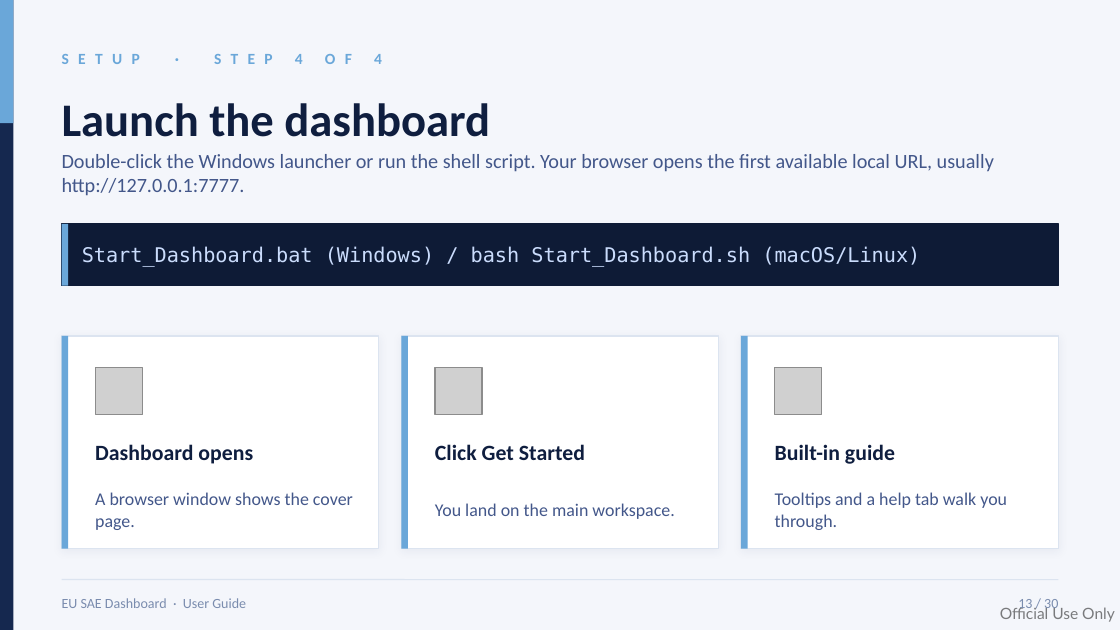
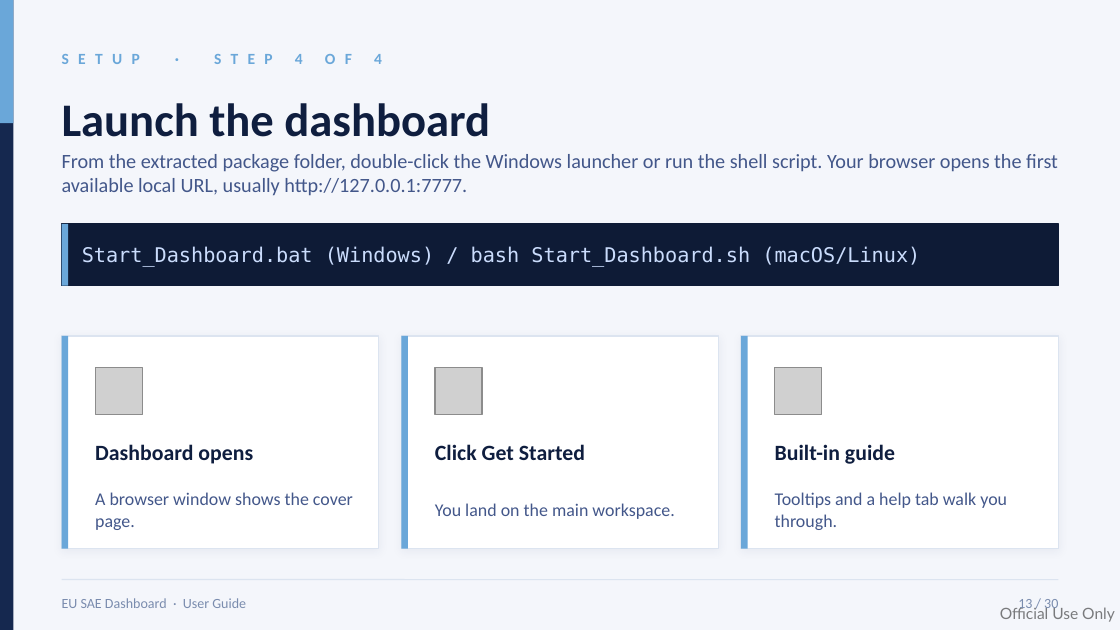
Before and after one commit to Noboyoshida227/EU_SAE_application_package, a slide deck: slide 13 of instructions/EU_SAE_User_Guide_Dashboard_v5_0_1.pptx. Drawn at 1120x630 pixels with LibreOffice and Linux fonts; fonts in the diff are those of the drawing; grey boxes stand for pictures. Boxes give left, top, right and bottom in pixels: in the first picture for what was removed or moved away, otherwise in the second. Text is boxed around its words. In the diff, an @@ line names an element or a change of style, - is before the commit and + after.

```diff
--- a/instructions/EU_SAE_User_Guide_Dashboard_v5_0_1.pptx
+++ b/instructions/EU_SAE_User_Guide_Dashboard_v5_0_1.pptx
@@ text at [62,154,1058,196]: text changed @@
-Double-click the Windows launcher or run the shell script. Your browser opens the first available local URL, usually http://127.0.0.1:7777.
+From the extracted package folder, double-click the Windows launcher or run the shell script. Your browser opens the first available local URL, usually http://127.0.0.1:7777.
```
Also in this commit, not shown: 1 other slide changed, 1 other file.
